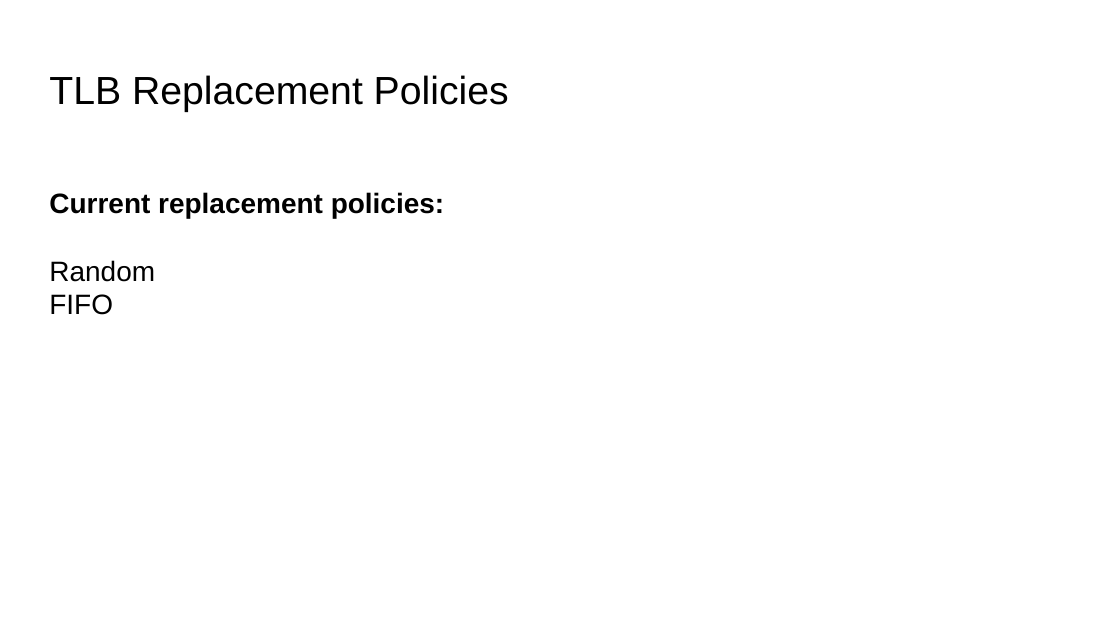
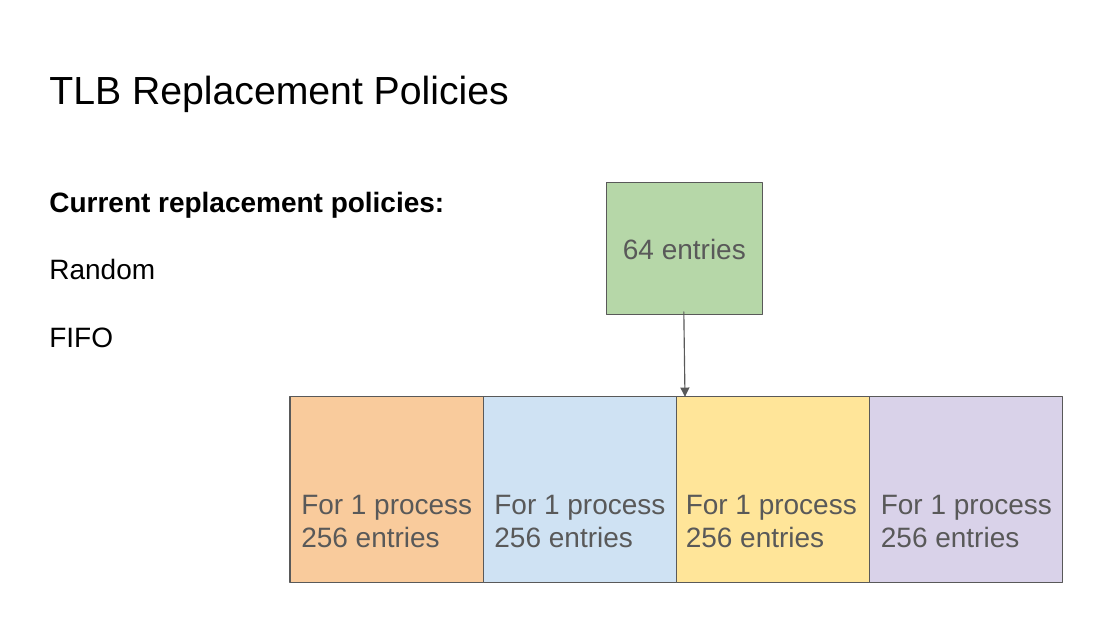
Before and after one commit to luyan72999/Computer-System, a slide deck: slide 4 of Final Mastery/final mastery.pptx (slide 3 before the commit). Drawn at 1120x630 pixels with LibreOffice and Linux fonts; fonts in the diff are those of the drawing. Boxes give left, top, right and bottom in pixels: in the first picture for what was removed or moved away, otherwise in the second. Text is boxed around its words. In the diff, an @@ line names an element or a change of style, - is before the commit and + after.

```diff
--- a/Final Mastery/final mastery.pptx
+++ b/Final Mastery/final mastery.pptx
@@ text "Current replacement policies:" rewrapped from [49,192,444,315] to [49,191,444,348] @@
@@ rectangle added at [607,183,763,315], fill #B6D7A8, outline #595959 0.75 pt, 18 pt, text #595959 @@
+64 entries
@@ arrow added from (684, 311) to (685, 396), #595959 0.75 pt @@
@@ rectangle added at [290,396,484,582], fill #F9CB9C, outline #595959 0.75 pt @@
@@ rectangle added at [484,396,678,582], fill #CFE2F3, outline #595959 0.75 pt @@
@@ rectangle added at [676,396,870,582], fill #FFE599, outline #595959 0.75 pt @@
@@ rectangle added at [870,396,1064,582], fill #D9D2E9, outline #595959 0.75 pt @@
@@ text added at [301,494,472,548], 18 pt, text #595959 @@
+For 1 process
+256 entries
@@ text added at [494,494,665,548], 18 pt, text #595959 @@
+For 1 process
+256 entries
@@ text added at [686,494,857,548], 18 pt, text #595959 @@
+For 1 process
+256 entries
@@ text added at [881,495,1052,547], 18 pt, text #595959 @@
+For 1 process
+256 entries
```
Also in this commit, not shown: 2 other slides changed, 2 slides added.
